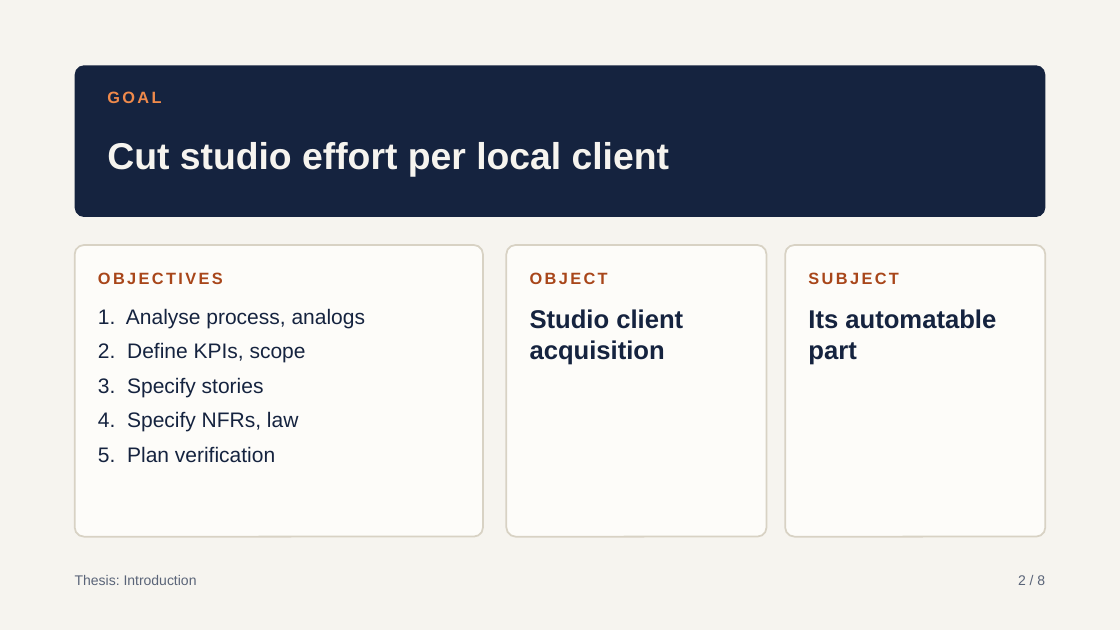
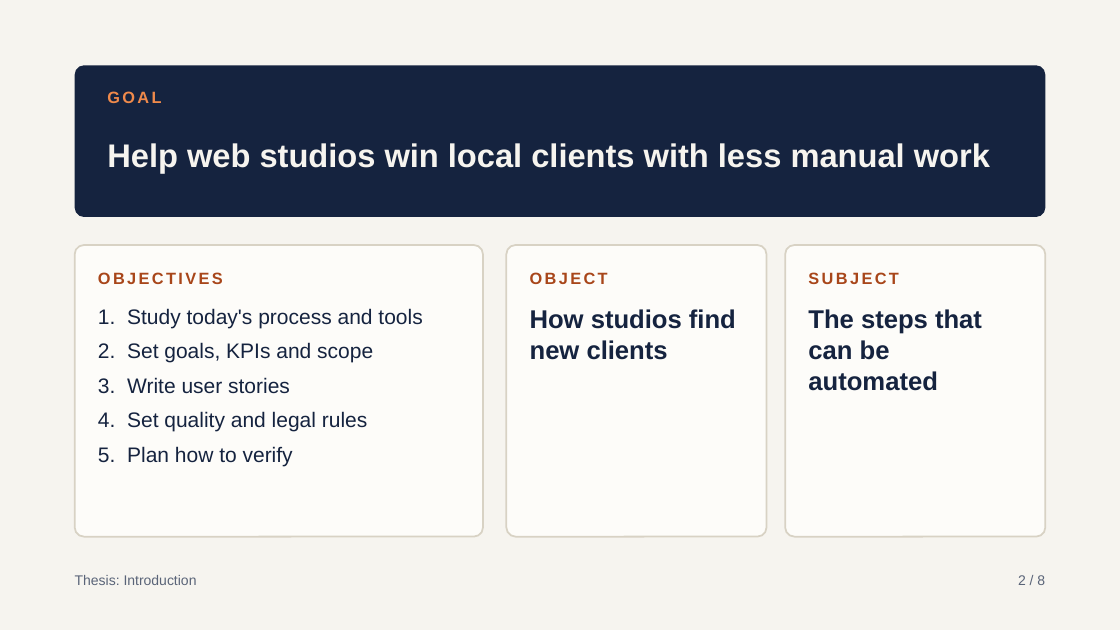
Before and after one commit to yurykurouski/revamp-docs, a slide deck: slide 3 of defence/BA_Defence_Kurouski.pptx. Drawn at 1120x630 pixels with LibreOffice and Linux fonts; fonts in the diff are those of the drawing. Boxes give left, top, right and bottom in pixels: in the first picture for what was removed or moved away, otherwise in the second. Text is boxed around its words. In the diff, an @@ line names an element or a change of style, - is before the commit and + after.

```diff
--- a/defence/BA_Defence_Kurouski.pptx
+++ b/defence/BA_Defence_Kurouski.pptx
@@ text at <box>107,143,990,173</box>: text changed; size 32 to 28 pt @@
-Cut studio effort per local client
+Help web studios win local clients with less manual work
@@ text at <box>98,308,422,466</box>: text changed @@
-1. Analyse process, analogs
-2. Define KPIs, scope
-3. Specify stories
-4. Specify NFRs, law
-5. Plan verification
+1. Study today's process and tools
+2. Set goals, KPIs and scope
+3. Write user stories
+4. Set quality and legal rules
+5. Plan how to verify
@@ text at <box>530,309,736,360</box>: text changed @@
-Studio client acquisition
+How studios find new clients
@@ text at <box>808,309,982,391</box>: text changed @@
-Its automatable part
+The steps that can be automated
```
Also in this commit, not shown: 7 other slides changed, 3 slides added, 2 slides removed.
